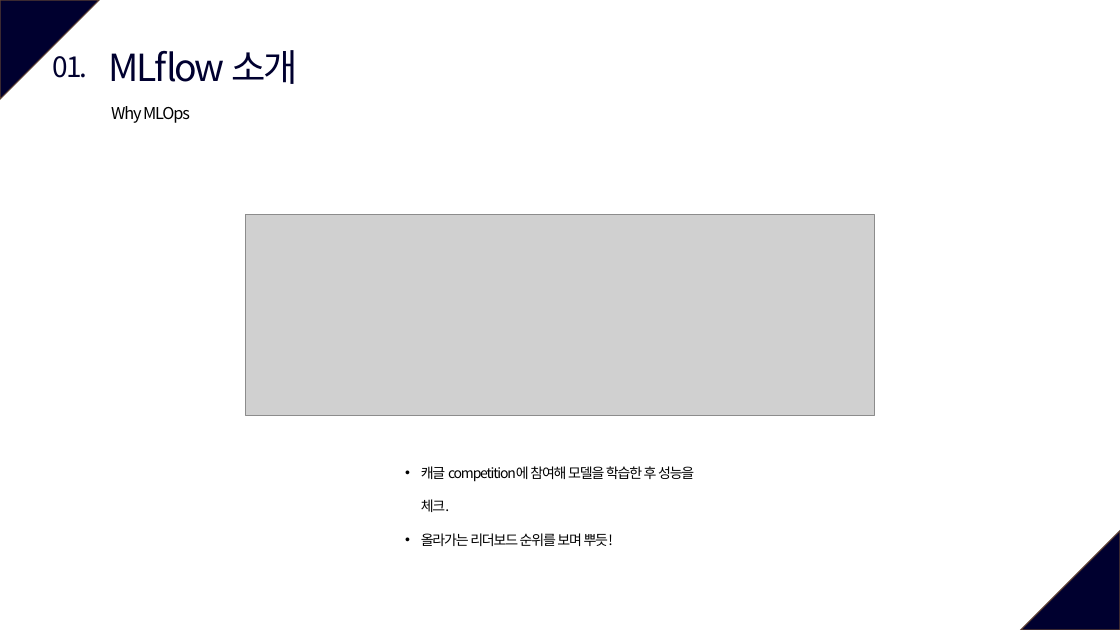
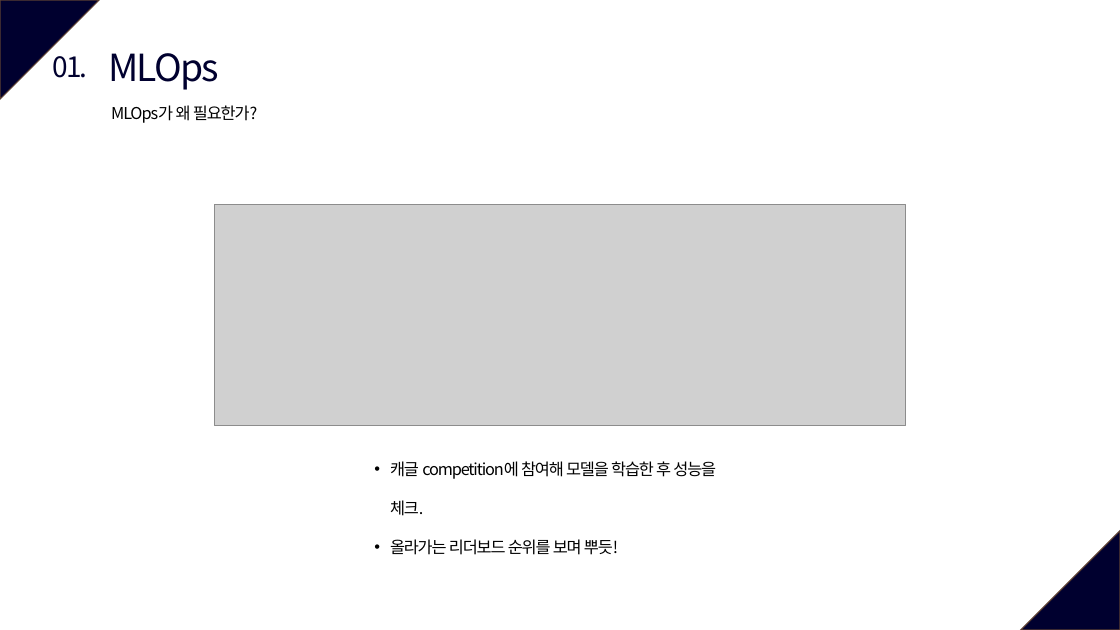
Before and after one commit to vhrehfdl/MLflow_tutorial, a slide deck: slide 3 of MLflow.pptx. Drawn at 1120x630 pixels with LibreOffice and Linux fonts; fonts in the diff are those of the drawing; grey boxes stand for pictures. Boxes give left, top, right and bottom in pixels: in the first picture for what was removed or moved away, otherwise in the second. Text is boxed around its words. In the diff, an @@ line names an element or a change of style, - is before the commit and + after.

```diff
--- a/MLflow.pptx
+++ b/MLflow.pptx
@@ text at bbox=[108, 53, 219, 90]: text changed @@
-MLflow 소개
+MLOps
@@ text at bbox=[111, 105, 258, 123]: text changed @@
-Why MLOps
+MLOps가 왜 필요한가?
@@ picture: place and size @@
-picture at bbox=[245, 214, 875, 416]
+picture at bbox=[214, 204, 906, 426]
@@ text "캐글 competition에 참여해 모델을 학습한 ...": place and size @@
-text "캐글 competition에 참여해 모델을 학습한 ..." at bbox=[421, 466, 694, 546]
+text "캐글 competition에 참여해 모델을 학습한 ..." at bbox=[390, 461, 716, 555]
@@ text "캐글 competition에 참여해 모델을 학습한 ..." at bbox=[390, 461, 716, 555]: size 12 to 14 pt @@
```
Also in this commit, not shown: 18 other slides changed, 5 slides added.
